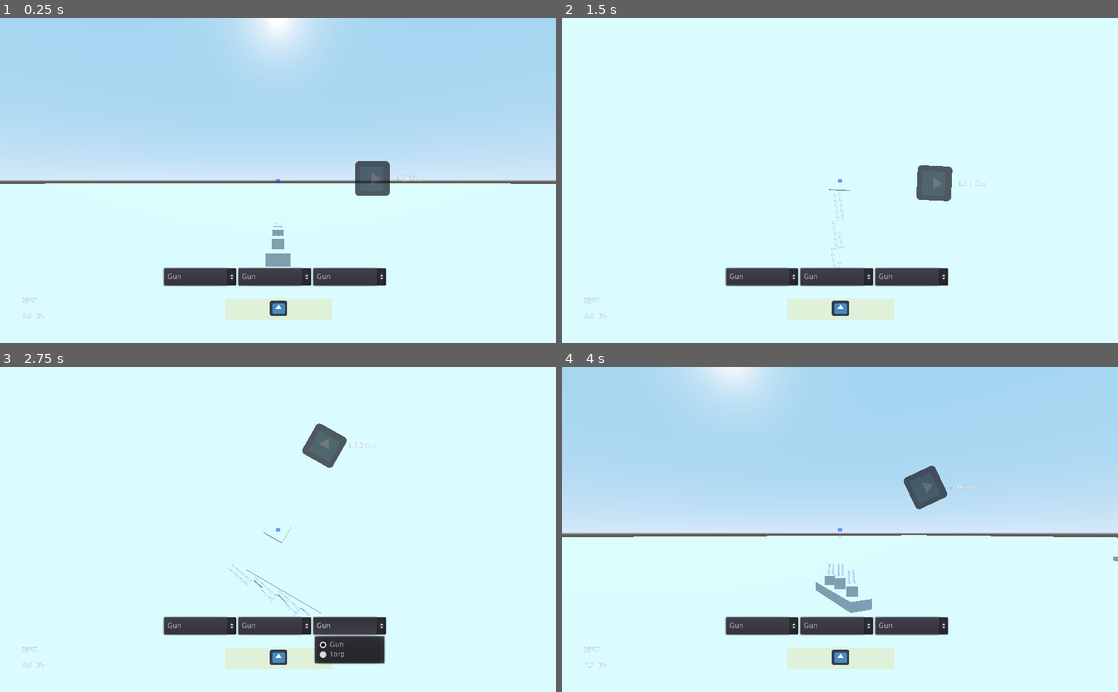
Above: before the commit, frames 1-4 (two rows, left to right).
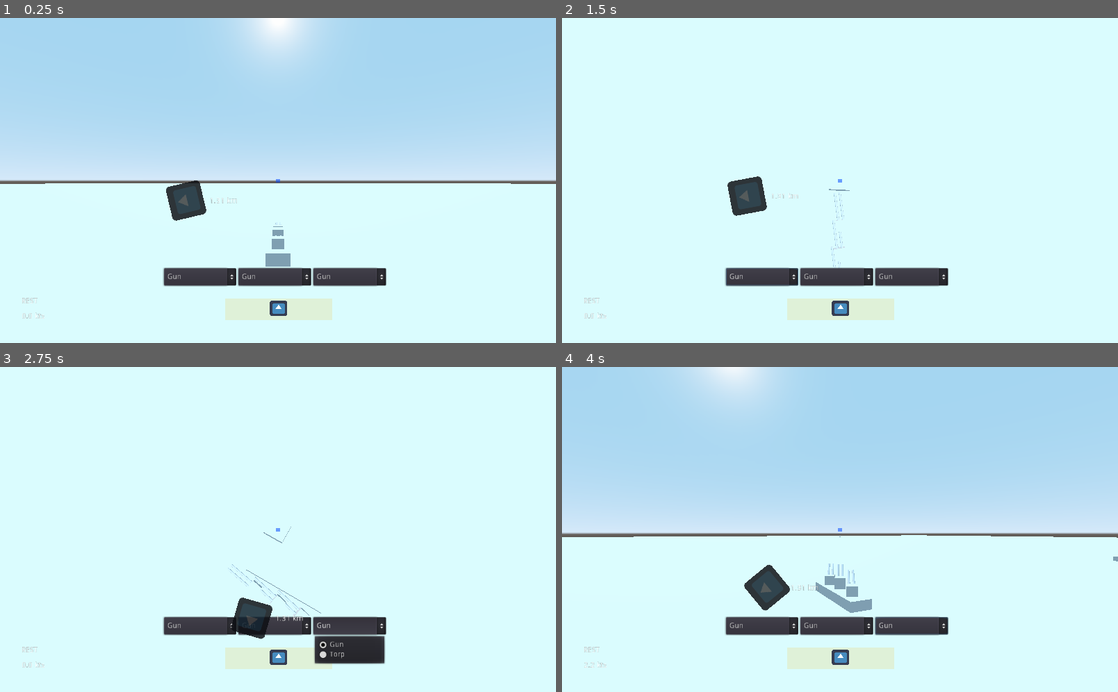
Above: after the commit, the same moments.

Repository: IndustrialDonut/IWARSHIPS
Game: Godot game, scene res://Map.tscn
Same seed, same stepped clock (60 frames per second), same inputs: the game is played once before the commit and once after it. The engine's default icon, where the game draws it, is replaced by a stand-in: a white triangle on a blue panel in a dark square.
Inputs (mouse positions are in pixels of both pictures, inside the frame that each line leads up to):
- Up to frame 1 (0.25 s): no input
- Up to frame 2 (1.5 s): click "Gun" at 0.5 s; click "Gun" at 1.25 s
- Up to frame 3 (2.75 s): click "Gun" at 2 s
- Up to frame 4 (4 s): move the mouse to (867, 529) at 2.77 s; hold W (forward) 2.78-3.53 s; hold Ctrl (ctrl) 2.78-3.53 s; move the mouse to (728, 545) at 3.52 s; hold S (back) from 3.53 s (still down); click (728, 545) at 3.6 s

The runs differ from the first frame. In frame 1, 1.4% of the frame differs, in the area x 29-77%, y 44-63%; in frame 2, 1.3%; in frame 3, 1.3%; in frame 4, 1.4%, in the area x 32-75%, y 30-75%.

Commit message:
radar and rwr looking good

Diff:
--- a/Game/Map.gd
+++ b/Game/Map.gd
@@ -2,6 +2,8 @@
 
 
 func _ready() -> void:
+
+	$activeradar.set_active()
 
 	$DD.connect("updated_player_HUD", $HUD, "set_ship_basics")
 
--- a/Game/Map.tscn
+++ b/Game/Map.tscn
@@ -41,10 +41,17 @@
 
 [node name="HUD" parent="." instance=ExtResource( 3 )]
 
-[node name="Radar" parent="." instance=ExtResource( 1 )]
+[node name="justrwrtarget" parent="." instance=ExtResource( 1 )]
 transform = Transform( 1, 0, 0, 0, 1, 0, 0, 0, 1, 69.3704, 0, 0 )
 
-[node name="MeshInstance" type="MeshInstance" parent="Radar"]
+[node name="MeshInstance" type="MeshInstance" parent="justrwrtarget"]
+mesh = SubResource( 1 )
+material/0 = null
+
+[node name="activeradar" parent="." instance=ExtResource( 1 )]
+transform = Transform( 1, 0, 0, 0, 1, 0, 0, 0, 1, -63.9835, 0, 15.2374 )
+
+[node name="MeshInstance" type="MeshInstance" parent="activeradar"]
 mesh = SubResource( 1 )
 material/0 = null
 
--- a/Game/RadarInfo.gd
+++ b/Game/RadarInfo.gd
@@ -5,20 +5,36 @@
 
 const HALFPI = deg2rad(90)
 
-func set_data(sep2d):
+func _process(delta: float) -> void:
+	$Base/ActiveClosestTarget.modulate.a -= delta
+
+
+func set_data(sep2d, type):
 
 	var cam3dforward = get_viewport().get_camera().global_transform.basis.z
 
-	var cam2dforward = - Vector2(cam3dforward.x, cam3dforward.z)
+	if type == ENUMS.DATA.RADAR_ACTIVE:
 
-	$Base.rotation = cam2dforward.angle_to(sep2d)
+		$Base/ActiveClosestTarget.modulate.a = 0.7
 
-	var hud_dist = sep2d.length() * CONSTANTS.KM_PER_UNIT
+		$Base.rotation = _get_rotation(sep2d, cam3dforward)
 
-	$MovementHelper/Range.text = Helper.decimal_place_string(hud_dist, 2) + " km"
+		var hud_dist = sep2d.length() * CONSTANTS.KM_PER_UNIT
 
-	$Base/Sprite.modulate.a = 0.7
+		$MovementHelper/Range.text = Helper.decimal_place_string(hud_dist, 2) + " km"
 
 
-func _process(delta: float) -> void:
-	$Base/Sprite.modulate.a -= delta
+	elif type == ENUMS.DATA.RADAR_RWR:
+
+		print('rwr hit')
+
+		$Base2.rotation = _get_rotation(sep2d, cam3dforward)
+
+		$Base2/PassiveClosestTarget.modulate.a = 0.5
+
+
+func _get_rotation(sep2d, cam3dFor):
+
+	var cam2dforward = - Vector2(cam3dFor.x, cam3dFor.z)
+
+	return cam2dforward.angle_to(sep2d)
--- a/Game/RadarRWR.gd
+++ b/Game/RadarRWR.gd
@@ -1,6 +1,7 @@
 extends Spatial
 
 signal radar_hit(separation2d)
+signal radar_RWR_hit(separation2d)
 
 var team = "RED"
 
@@ -25,29 +26,57 @@
 	_on = boolean
 
 
-func ping_by_radar(ship, is_seen):
-	var seen = "seen" if is_seen else "not seen"
-	#print("We are ", seen, " by ", ship)
+func ping_by_radar(rad):
+
+	var separation = rad.global_transform.origin - global_transform.origin
+
+	emit_signal("radar_RWR_hit", _v3planeProj(separation))
 
 
 func _scan_radar():
-	for radar in get_tree().get_nodes_in_group("RADAR"):
+
+	var all_radars = get_tree().get_nodes_in_group("RADAR")
+
+	if all_radars.size() <= 1:
+		return
+
+	var closest = all_radars[0] if all_radars[0] != self else all_radars[1]
+	var closest_dist2 = (closest.global_transform.origin - global_transform.origin).length_squared()
+
+	for radar in all_radars:
+
 		if radar != self:# and team != radar.team:
 
 			$RayCast.look_at(radar.global_transform.origin, Vector3.UP) # runs every frame
 
 			if $RayCast.is_colliding():
+
 				if $RayCast.get_collider().get_collision_layer_bit(1):
 					# won't run if hits an obstacle on layer 1 only first
 
-					var separation = radar.global_transform.origin - global_transform.origin
+					radar.ping_by_radar(self)
 
-					var v2d = Vector2(separation.x, separation.z)
+					var separation3 = radar.global_transform.origin - global_transform.origin
 
-					if _max_range > v2d.length():
+					var v2d = _v3planeProj(separation3)
 
-						emit_signal("radar_hit", v2d)
+					var dist2 = v2d.length_squared()
 
-						radar.ping_by_radar(self, true)
-					else:
-						radar.ping_by_radar(self, false)
+					if dist2 < closest_dist2:
+
+						closest = radar
+						closest_dist2 = dist2
+
+
+	var dist = sqrt(closest_dist2)
+
+	var the_sep = closest.global_transform.origin - global_transform.origin
+
+	if dist < _max_range:
+
+		# active radar show hit.
+		emit_signal("radar_hit", _v3planeProj(the_sep))
+
+
+func _v3planeProj(v3):
+	return Vector2(v3.x, v3.z)
--- a/Game/ShipHUD.tscn
+++ b/Game/ShipHUD.tscn
@@ -132,15 +132,23 @@
 [node name="Base" type="Node2D" parent="RadarRing"]
 position = Vector2( 20, 16.6254 )
 
-[node name="Sprite" type="Sprite" parent="RadarRing/Base"]
+[node name="ActiveClosestTarget" type="Sprite" parent="RadarRing/Base"]
 modulate = Color( 0.239216, 0.239216, 0.239216, 0.54902 )
 position = Vector2( 0, -173.981 )
 texture = ExtResource( 2 )
 
-[node name="RemoteTransform2D" type="RemoteTransform2D" parent="RadarRing/Base/Sprite"]
+[node name="RemoteTransform2D" type="RemoteTransform2D" parent="RadarRing/Base/ActiveClosestTarget"]
 remote_path = NodePath("../../../MovementHelper")
 update_rotation = false
 update_scale = false
+
+[node name="Base2" type="Node2D" parent="RadarRing"]
+position = Vector2( 20, 16.6254 )
+
+[node name="PassiveClosestTarget" type="Sprite" parent="RadarRing/Base2"]
+modulate = Color( 0.239216, 0.239216, 0.239216, 0.54902 )
+position = Vector2( 0, -173.981 )
+texture = ExtResource( 2 )
 
 [node name="MovementHelper" type="Node2D" parent="RadarRing"]
 position = Vector2( 20, -157.356 )
--- a/Game/Ships/ControlledDD.gd
+++ b/Game/Ships/ControlledDD.gd
@@ -47,3 +47,7 @@
 
 func _on_Radar_radar_hit(separation2d) -> void:
 	emit_signal("updated_player_HUD", separation2d, ENUMS.DATA.RADAR_ACTIVE)
+
+
+func _on_Radar_radar_RWR_hit(separation2d) -> void:
+	emit_signal("updated_player_HUD", separation2d, ENUMS.DATA.RADAR_RWR)
--- a/Game/Ships/ControlledDD.tscn
+++ b/Game/Ships/ControlledDD.tscn
@@ -55,4 +55,5 @@
 [connection signal="HUD_data_changed" from="ShipRB" to="." method="_on_ShipRB_HUD_data_changed"]
 [connection signal="distance" from="CameraControl" to="." method="_on_CameraControl_distance"]
 [connection signal="targeted_point" from="CameraControl" to="." method="_on_CameraControl_targeted_point"]
+[connection signal="radar_RWR_hit" from="Radar" to="." method="_on_Radar_radar_RWR_hit"]
 [connection signal="radar_hit" from="Radar" to="." method="_on_Radar_radar_hit"]
--- a/Game/Ships/HUD.gd
+++ b/Game/Ships/HUD.gd
@@ -17,8 +17,9 @@
 			$Till.set_till(data)
 		ENUMS.DATA.TARGET_DISTANCE:
 			_set_distance(data)
-		ENUMS.DATA.RADAR_ACTIVE:
-			$RadarRing.set_data(data)
+		ENUMS.DATA.RADAR_ACTIVE, ENUMS.DATA.RADAR_RWR:
+			print(type)
+			$RadarRing.set_data(data, type)
 
 
 func _set_distance(dist) -> void:
